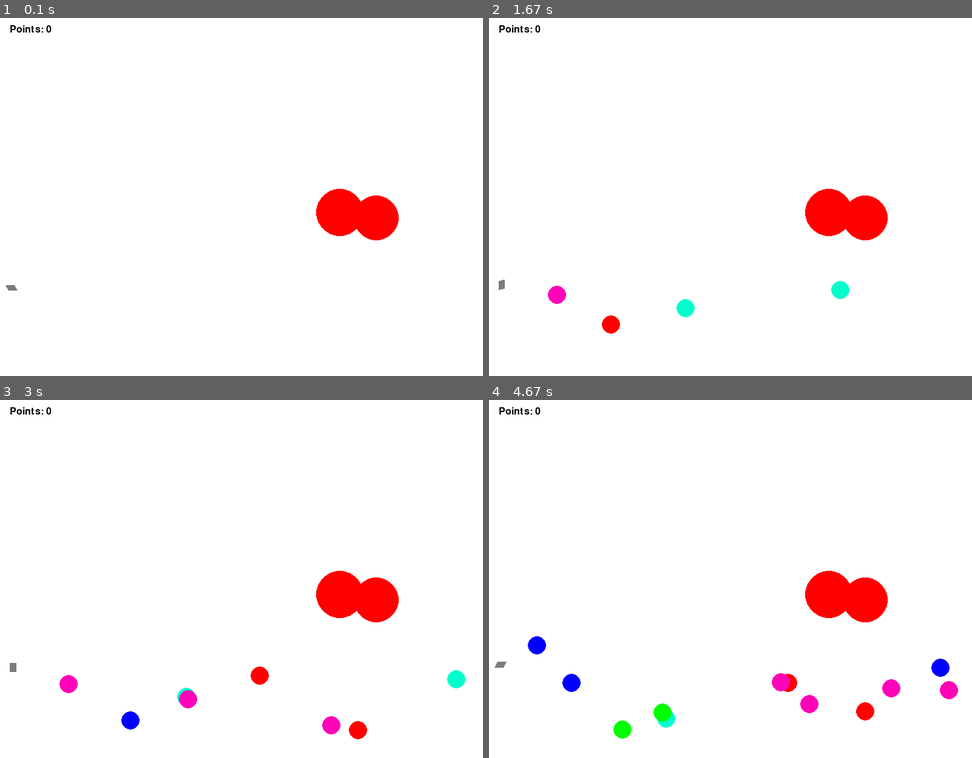
Above: before the commit, frames 1-4 (two rows, left to right).
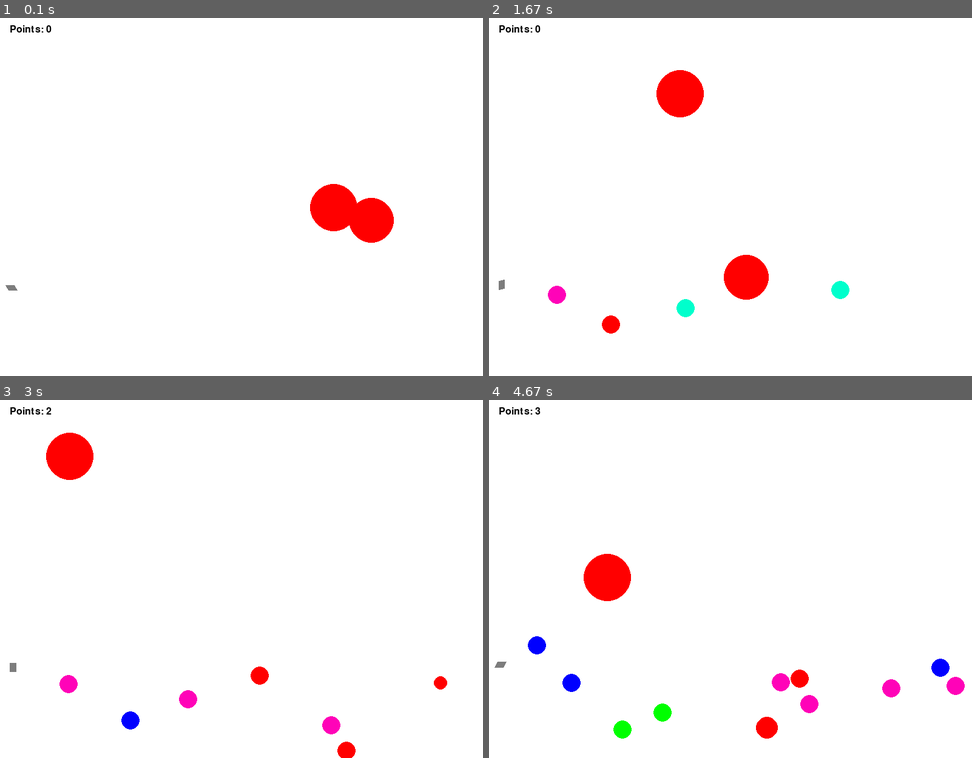
Above: after the commit, the same moments.

Repository: Alex-Raskatov/infa_2022_raskatov
Game: pygame game, started from lab9/gun.py
Same seed, same stepped clock (60 frames per second), same inputs: the game is played once before the commit and once after it.
Inputs (mouse positions are in pixels of both pictures, inside the frame that each line leads up to):
- Up to frame 1 (0.1 s): no input
- Up to frame 2 (1.67 s): press the mouse at (614, 197) at 0.37 s; move the mouse to (696, 236) at 0.47 s; release the mouse at (778, 275) at 0.6 s; click (778, 222) at 0.72 s; click (716, 179) at 1.05 s; click (638, 265) at 1.38 s
- Up to frame 3 (3 s): click (391, 568) at 1.72 s; click (106, 632) at 2.05 s; click (57, 675) at 2.38 s; click (280, 668) at 2.72 s
- Up to frame 4 (4.67 s): click (687, 611) at 3.05 s; click (561, 468) at 3.38 s; click (629, 593) at 3.72 s; click (740, 707) at 4.05 s; click (658, 446) at 4.38 s

The runs differ from the first frame. In frame 1, 0.5% of the frame differs, in the area x 64-83%, y 46-63%; in frame 2, 3.7%, in the area x 34-83%, y 14-79%; in frame 3, 3.4%; in frame 4, 3.6%.

Commit message:
движение целей

Diff:
--- a/lab9/gun.py
+++ b/lab9/gun.py
@@ -88,6 +88,7 @@
         if (self.x - obj.x) ** 2 + (self.y - obj.y) ** 2 > (self.r + obj.r) ** 2:
             return False
         else:
+            self.live = -1
             return True
 
 
@@ -165,6 +166,8 @@
         r = self.r = randint(8, 50)
         live = self.live = 1
         color = self.color = RED
+        self.vx = randint(-5, 5)
+        self.vy = randint(-5, 5)
 
     def hit(self, points=1):
         """Попадание шарика в цель."""
@@ -177,7 +180,13 @@
             (self.x, self.y),
             self.r
         )
-
+    def move(self):
+        if self.x + self.r > WIDTH or self.x - self.r < 0:
+            self.vx = -self.vx
+        if self.y + self.r > HEIGHT or self.y - self.r < 0:
+            self.vy = - self.vy
+        self.x += self.vx
+        self.y += self.vy
 
 
 pygame.init()
@@ -224,8 +233,9 @@
             target_2.new_target()
             point.increase()
 
+    target_1.move()
+    target_2.move()
+
     gun.power_up()
 
 pygame.quit()
-
-'''hi'''
